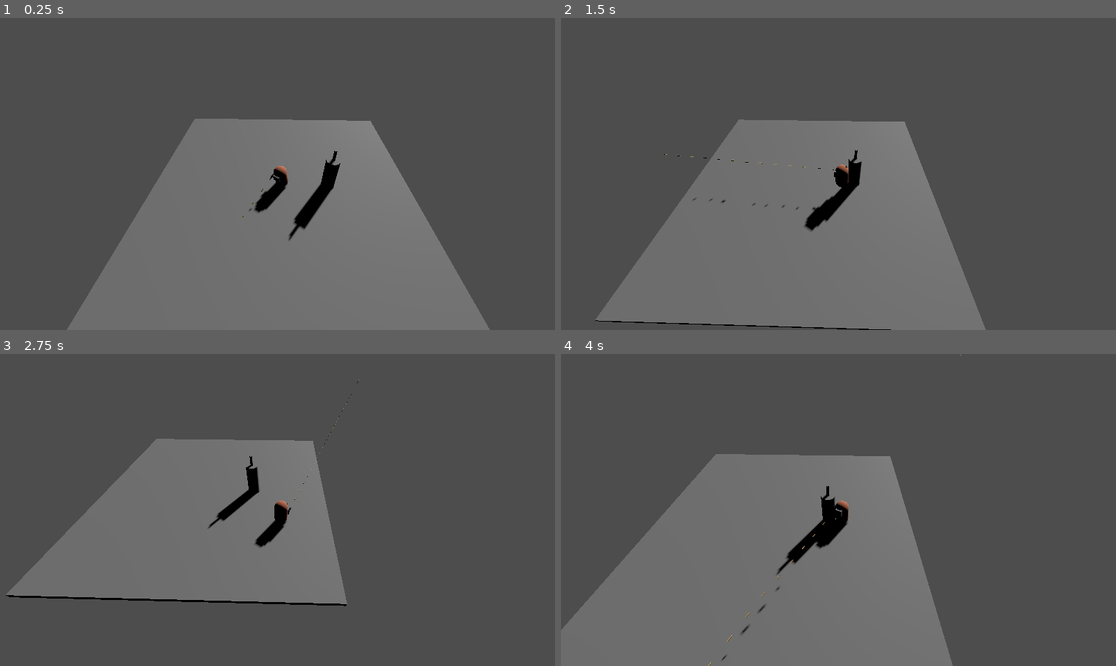
Above: before the commit, frames 1-4 (two rows, left to right).
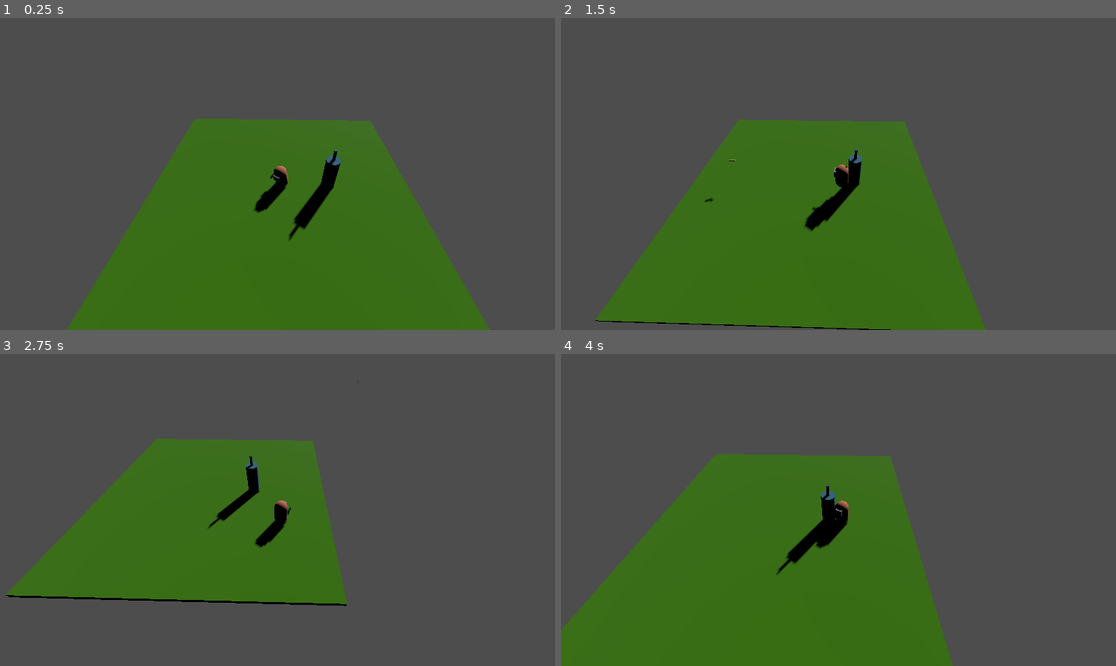
Above: after the commit, the same moments.

Repository: Alecubeci/Mittelstufenprojekt
Game: Godot game, scene res://Map.tscn
The game is run twice, just before and just after one commit, with the same random seed, the same clock (stepped at 60 frames per second) and the same inputs. This scene is started directly instead of the project's main scene.
Inputs (mouse positions are in pixels of both pictures, inside the frame that each line leads up to):
- Up to frame 1 (0.25 s): no input
- Up to frame 2 (1.5 s): tap Enter at 0.5 s; move the mouse to (960, 158) at 0.52 s; hold D (move_right) 0.53-1.28 s; click (960, 158) at 0.6 s; tap Space (jump) at 0.77 s; move the mouse to (727, 189) at 1.27 s; hold S (move_down) from 1.28 s (still down); click (727, 189) at 1.35 s
- Up to frame 3 (2.75 s): tap Space (jump) at 1.52 s; move the mouse to (333, 441) at 2.02 s; release S (move_down) at 2.03 s; hold D (move_right) from 2.03 s (still down); click (333, 441) at 2.1 s
- Up to frame 4 (4 s): move the mouse to (810, 572) at 2.77 s; release D (move_right) at 2.78 s; hold W (move_up) 2.78-3.53 s; click (810, 572) at 2.85 s; tap Space (jump) at 3.02, 3.77 s; move the mouse to (1005, 556) at 3.52 s; hold A (move_left) from 3.53 s (still down); click (1005, 556) at 3.6 s

The runs differ from the first frame. In frame 1, 35% of the frame differs, in the area x 12-89%, y 32-100%; in frame 2, 32%; in frame 3, 22%; in frame 4, 35%.

Commit message:
fix shooting to trigger per click

Diff:
--- a/Tutel/Gun & Resources/Pistol.gd
+++ b/Tutel/Gun & Resources/Pistol.gd
@@ -14,14 +14,15 @@
 
 # Called every frame. 'delta' is the elapsed time since the previous frame.
 func _process(delta):
-	shoot()
+	if Input.is_action_just_pressed("shoot"):
+		shoot()
 	pass
 
 func shoot():
 
 	var newCartridge = Cartridge.instantiate()
 	newCartridge.global_transform = $Muzzle.global_transform
-	#newCartridge.speed = bullet_speed
+
 	var scene_root = get_tree().get_root().get_children()[0]
 	scene_root.add_child(newCartridge)
 	print("shoot")
--- a/Tutel/Gun & Resources/Pistol.tscn
+++ b/Tutel/Gun & Resources/Pistol.tscn
@@ -26,4 +26,4 @@
 surface_material_override/0 = SubResource("StandardMaterial3D_6up77")
 
 [node name="Muzzle" type="Marker3D" parent="."]
-transform = Transform3D(-0.2, 0, 3.01992e-08, 0, 0.2, 0, -3.01992e-08, 0, -0.2, 0, 0.183274, -0.220283)
+transform = Transform3D(-0.4, 0, 6.03983e-08, 0, 0.4, 0, -6.03983e-08, 0, -0.4, 0, 0.183274, -0.220283)
--- a/Tutel/Map.tscn
+++ b/Tutel/Map.tscn
@@ -1,9 +1,12 @@
-[gd_scene load_steps=5 format=3]
+[gd_scene load_steps=6 format=3 uid="uid://bg4sbqc7ghy67"]
 
-[ext_resource type="PackedScene" path="res://Player/Player.tscn" id="1_atclo"]
-[ext_resource type="PackedScene" uid="uid://hsn870od4hhf" path="res://Turret/turret.tscn" id="2_a0c3p"]
+[ext_resource type="PackedScene" uid="uid://cy2na347y2dj6" path="res://Player/Player.tscn" id="1_atclo"]
+[ext_resource type="PackedScene" uid="uid://bbh0b6hkvwgo7" path="res://Turret/turret.tscn" id="2_a0c3p"]
 
 [sub_resource type="BoxMesh" id="BoxMesh_8ja37"]
+
+[sub_resource type="StandardMaterial3D" id="StandardMaterial3D_2sire"]
+albedo_color = Color(0.27451, 0.556863, 0, 1)
 
 [sub_resource type="BoxShape3D" id="BoxShape3D_lspy1"]
 
@@ -17,6 +20,7 @@
 transform = Transform3D(20, 0, 0, 0, 0.3, 0, 0, 0, 20, 0, 0, 0)
 mesh = SubResource("BoxMesh_8ja37")
 skeleton = NodePath("")
+surface_material_override/0 = SubResource("StandardMaterial3D_2sire")
 
 [node name="CollisionShape3D" type="CollisionShape3D" parent="StaticBody3D"]
 transform = Transform3D(20, 0, 0, 0, 0.3, 0, 0, 0, 20, 0, 0, 0)
--- a/Tutel/Player/Player.tscn
+++ b/Tutel/Player/Player.tscn
@@ -1,9 +1,9 @@
-[gd_scene load_steps=9 format=3]
+[gd_scene load_steps=9 format=3 uid="uid://cy2na347y2dj6"]
 
 [ext_resource type="Script" path="res://Player/Player.gd" id="1_0ocjn"]
 [ext_resource type="Script" path="res://CharacterBody3D.gd" id="1_5qrsm"]
 [ext_resource type="Script" path="res://Gun & Resources/GunControl.gd" id="3_gexsg"]
-[ext_resource type="PackedScene" uid="uid://cy78nsd7fmeoi" path="res://Gun & Resources/Pistol.tscn" id="4_mvln7"]
+[ext_resource type="PackedScene" uid="uid://cbrtm4bvojy3f" path="res://Gun & Resources/Pistol.tscn" id="4_mvln7"]
 
 [sub_resource type="CapsuleMesh" id="CapsuleMesh_r44cd"]
 
@@ -14,7 +14,7 @@
 
 [sub_resource type="CapsuleShape3D" id="CapsuleShape3D_6gtr2"]
 
-[node name="Node3D" type="Node3D"]
+[node name="Player" type="Node3D"]
 script = ExtResource("1_0ocjn")
 
 [node name="CharacterBody3D" type="CharacterBody3D" parent="."]
--- /dev/null
+++ b/Tutel/Singletons/GameData.gd
@@ -0,0 +1,9 @@
+extends Node
+
+var tower_data = {
+	"Turret": {
+		"atk_dmg": 20,
+		"firerate": 1,
+		"range": 750
+	}
+}
--- a/Tutel/Turret/turret.tscn
+++ b/Tutel/Turret/turret.tscn
@@ -6,7 +6,13 @@
 
 [sub_resource type="CylinderMesh" id="CylinderMesh_5g0vd"]
 
+[sub_resource type="StandardMaterial3D" id="StandardMaterial3D_312eu"]
+albedo_color = Color(0.188235, 0.509804, 0.792157, 1)
+
 [sub_resource type="CylinderMesh" id="CylinderMesh_urevj"]
+
+[sub_resource type="StandardMaterial3D" id="StandardMaterial3D_n4tvp"]
+albedo_color = Color(0.258824, 0.501961, 0.631373, 1)
 
 [sub_resource type="CylinderShape3D" id="CylinderShape3D_7up2o"]
 
@@ -24,11 +30,13 @@
 transform = Transform3D(0.201, 0, 0, 0, 0.5, 0, 0, 0, 0.201, 0, 3.2572, 0)
 mesh = SubResource("CylinderMesh_5g0vd")
 skeleton = NodePath("../..")
+surface_material_override/0 = SubResource("StandardMaterial3D_312eu")
 
 [node name="MeshInstance3D" type="MeshInstance3D" parent="StaticBody3D"]
 transform = Transform3D(1, 0, 0, 0, 1.4368, 0, 0, 0, 1, 0, 1.46561, 0)
 mesh = SubResource("CylinderMesh_urevj")
 skeleton = NodePath("../..")
+surface_material_override/0 = SubResource("StandardMaterial3D_n4tvp")
 
 [node name="ShootingPoint" type="Marker3D" parent="."]
 transform = Transform3D(1, 0, 0, 0, 1, 0, 0, 0, 1, 0, 3.7537, 0)
--- a/Tutel/project.godot
+++ b/Tutel/project.godot
@@ -14,6 +14,10 @@
 run/main_scene="res://TitleScreen/MainMenu.tscn"
 config/features=PackedStringArray("4.0", "Forward Plus")
 config/icon="res://icon.svg"
+
+[autoload]
+
+GameData="*res://Singletons/GameData.gd"
 
 [editor]
 
@@ -51,3 +55,8 @@
 "events": [Object(InputEventKey,"resource_local_to_scene":false,"resource_name":"","device":-1,"window_id":0,"alt_pressed":false,"shift_pressed":false,"ctrl_pressed":false,"meta_pressed":false,"pressed":false,"keycode":0,"physical_keycode":32,"key_label":0,"unicode":32,"echo":false,"script":null)
 ]
 }
+shoot={
+"deadzone": 0.5,
+"events": [Object(InputEventMouseButton,"resource_local_to_scene":false,"resource_name":"","device":-1,"window_id":0,"alt_pressed":false,"shift_pressed":false,"ctrl_pressed":false,"meta_pressed":false,"button_mask":0,"position":Vector2(0, 0),"global_position":Vector2(0, 0),"factor":1.0,"button_index":1,"pressed":false,"double_click":false,"script":null)
+]
+}
Not shown: 1 places in Tutel/Turret/turret.tscn that only renumber resources
